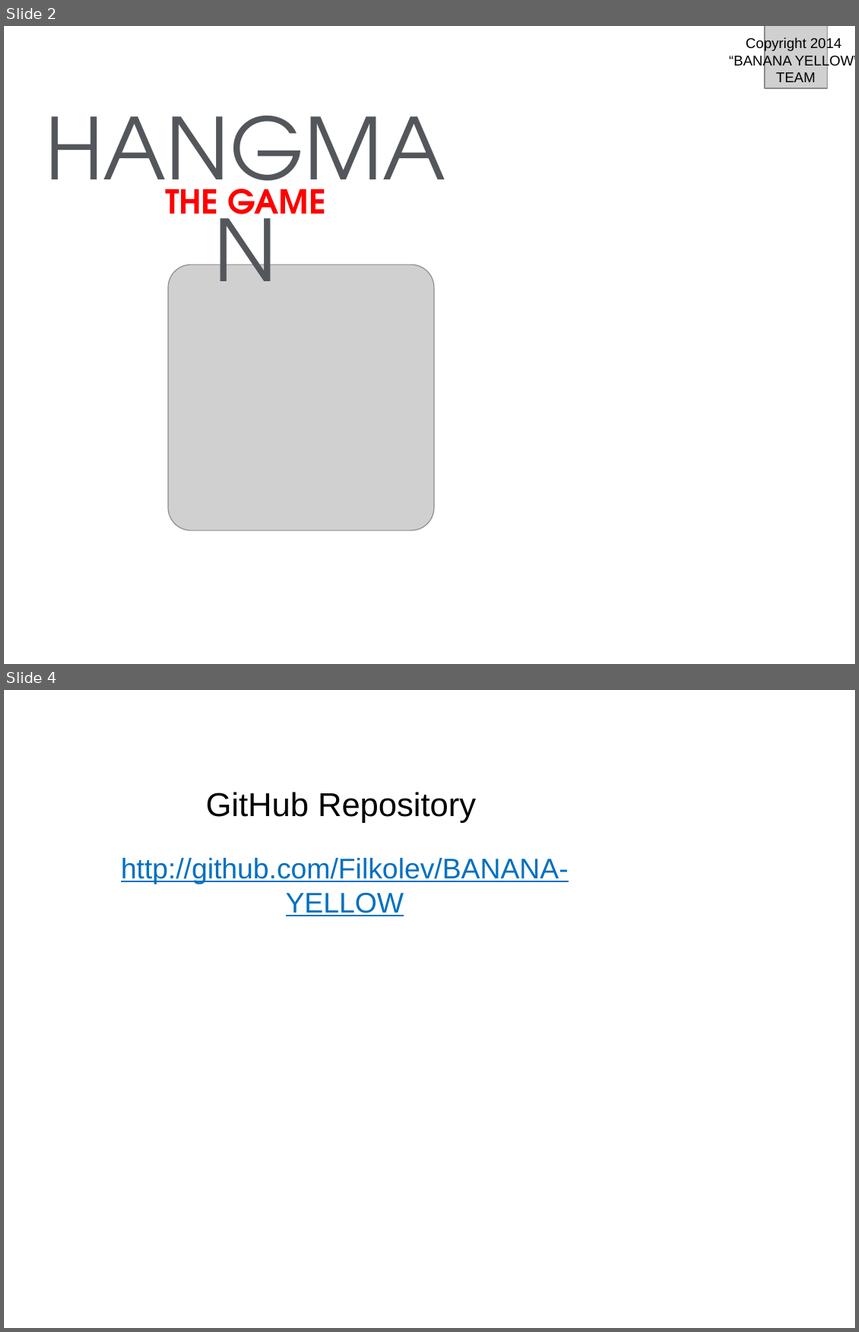
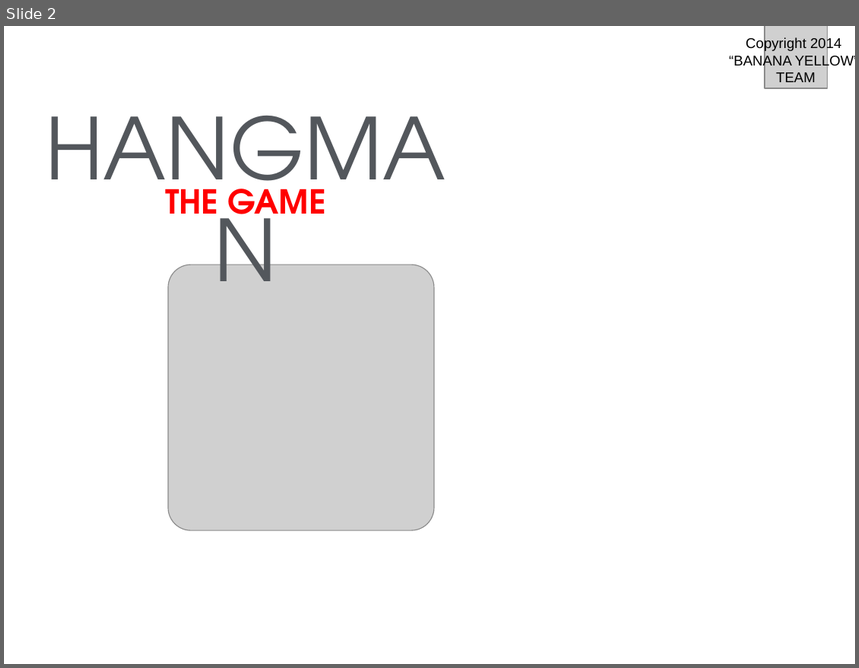
Before and after one commit to Filkolev/BANANA-YELLOW, a slide deck: BANANA_YELLOW_HANGMAN.pptx. Shown one above the other, each under a label of ours: slides 2 and 4 before the commit, slide 2 after it; the slides between them are not shown. The pictures are 859x1332 and 859x668 pixels, drawn with LibreOffice and Linux fonts; fonts in the diff are those of the drawing; grey boxes stand for pictures; background and template pictures are left out. Boxes give left, top, right and bottom in pixels: in the first picture for what was removed or moved away, otherwise in the second. Text is boxed around its words. In the diff, an @@ line names an element or a change of style, - is before the commit and + after.

```diff
--- a/BANANA_YELLOW_HANGMAN.pptx
+++ b/BANANA_YELLOW_HANGMAN.pptx
@@ slide 4 removed at bbox=[4, 690, 855, 1328], background picture (left out) @@
@@ title removed at bbox=[206, 792, 476, 823] @@
-GitHub Repository
@@ text removed at bbox=[121, 858, 569, 916] @@
-http://github.com/Filkolev/BANANA-YELLOW
```
Also in this commit, not shown: 1 slide changed.
